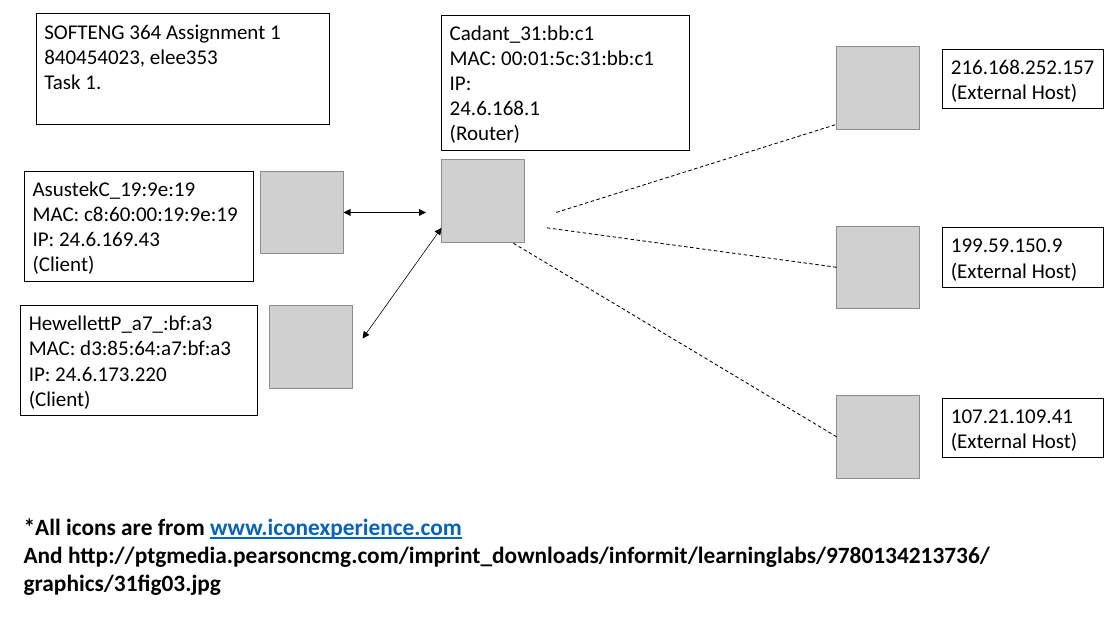
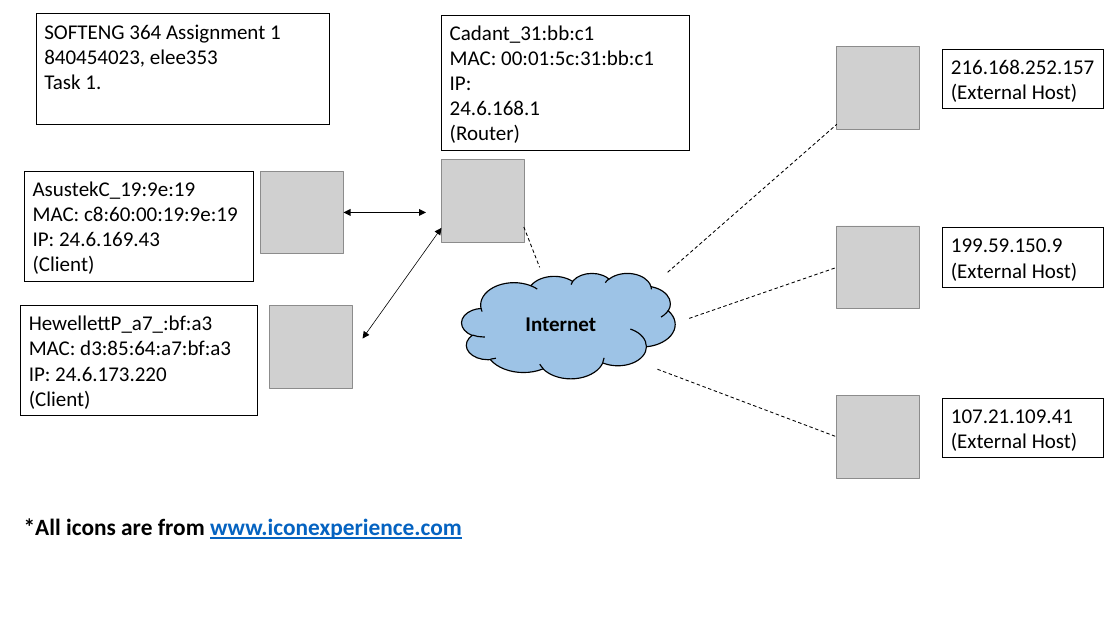
Before and after one commit to st970703/SOFTENG_364_Assignment1, a slide deck: slide 1 of task1_pcapng.pptx. Drawn at 1120x630 pixels with LibreOffice and Linux fonts; fonts in the diff are those of the drawing; grey boxes stand for pictures. Boxes give left, top, right and bottom in pixels: in the first picture for what was removed or moved away, otherwise in the second. Text is boxed around its words. In the diff, an @@ line names an element or a change of style, - is before the commit and + after.

```diff
--- a/task1_pcapng.pptx
+++ b/task1_pcapng.pptx
@@ line moved from (556, 213) - (837, 124) to (668, 272) - (837, 124) @@
@@ line added from (524, 227) to (539, 267), #000000 0.75 pt dashed @@
@@ line moved from (547, 228) - (837, 267) to (689, 318) - (837, 267) @@
@@ cloud added at [462,273,676,379], fill #9DC3E6, outline #000000 1 pt, 18 pt, text #000000, bold @@
+Internet
@@ line moved from (513, 244) - (837, 437) to (658, 370) - (837, 437) @@
@@ text at [24,546,990,595]: paragraph removed @@
-And http://ptgmedia.pearsoncmg.com/imprint_downloads/informit/learninglabs/9780134213736/graphics/31fig03.jpg
```
Also in this commit, not shown: 4 other files.
